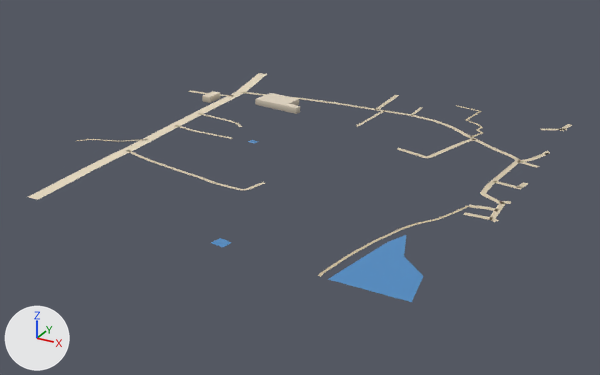
A saved change to the glTF model public/assets/bengaluru-region-v1/tiles/t42_14-l0.glb.
The view is the same before and after, from a 50 mm lens placed at (21679.0, 6463.0, 347.0), pointed at (21255.0, 7232.0, -38.0). The axes (+X, +Y, +Z) are drawn at lower left. The lights are the same throughout. The picture after the commit comes second.

In view in the first picture: 'building', 'ground', 'water'.
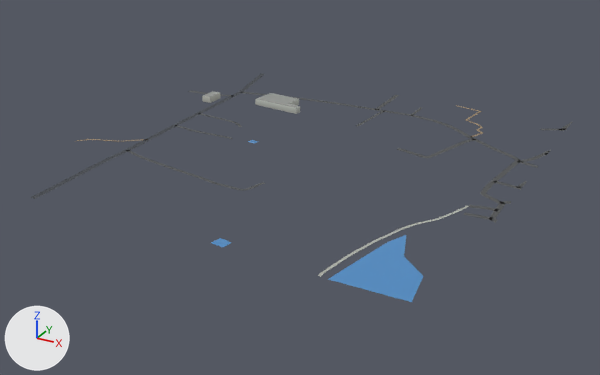
Boxes (x1, y1, x2, y2) around the edits, measured in the pictures (600 x 375 px; the box of a moved part takes in the faces that stretch with it):
'ground', reshaped: before (28, 73, 572, 277); after (30, 73, 572, 277)
part 1 of me_building, recoloured (darker): (202, 91, 300, 114) in both
part 2 of me_ground, rebuilt: before (28, 92, 244, 200); after (30, 92, 242, 199)
part 3 of me_ground, rebuilt (19% narrower): before (236, 73, 267, 92); after (239, 73, 264, 92)
part 4 of me_ground, moved or reshaped: before (397, 105, 572, 222); after (397, 105, 572, 223)
part 5 of me_ground, recoloured: (77, 92, 564, 277) in both

The change, as a list of edits to the scene's bpy script:
```text
Change me_building:
    used by ob_building; location = (21000.0, 7000.0, 0.0)
    remove me_building.from_pydata(...)  # 28 vertices, 37 faces; spans x 41.7..179.6, y 346.7..403.3, z 0.0..8.0
    add me_building.from_pydata(...)  # 28 vertices, 46 faces; spans x 41.7..179.6, y 346.7..403.3, z 0.0..8.0
    me_building part 1: 37 kept faces spanning x 41.7..179.6, y 346.7..403.3, z 0.0..8.0 get new vertex colours
    edits to the shape of me_building do not show in these pictures
Change me_ground:
    used by ob_ground; location = (21000.0, 7000.0, 0.0)
    remove me_ground.from_pydata(...)  # 338 vertices, 288 faces; spans x -1.0..503.0, y 0.0..502.0, z 1.0
    add me_ground.from_pydata(...)  # 346 vertices, 294 faces; spans x 0.0..500.0, y 0.0..500.0, z 1.0
    me_ground part 2: the loose piece of 34 vertices spanning x 59.0..83.0, y 0.0..404.0, z 1.0 is rebuilt with 34 vertices and now spans x 63.0..80.0, y 0.0..404.0, z 1.0
    me_ground part 3: the loose piece of 8 vertices spanning x 38.0..73.0, y 403.0..502.0, z 1.0 is rebuilt with 8 vertices and now spans x 41.0..70.0, y 403.0..500.0, z 1.0
    me_ground part 4
    17 vertices are removed from x 382.0..503.0, y 176.0..489.0, z 1.0
    48 faces are deleted
    10 vertices move from x 381.0..503.0, y 170.0..465.0, z 1.0 to x 381.0..500.0, y 177.0..471.0, z 1.0
    23 vertices are added at x 381.0..500.0, y 169.0..500.0, z 1.0
    52 new faces join them
    me_ground part 5: 200 kept faces spanning x 0.0..500.0, y 0.0..498.0, z 1.0 get new vertex colours; the middle colour goes from beige #d7c9ae to dark grey #535556
    other edits to the shape of me_ground do not show in these pictures
```
